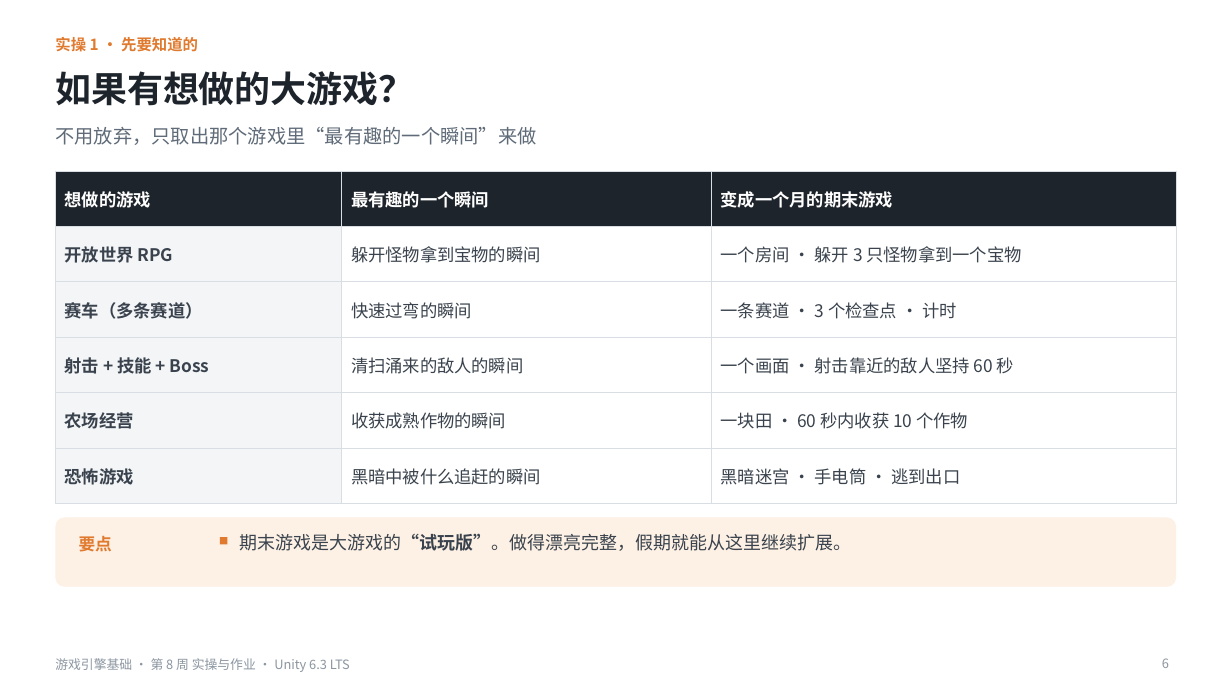
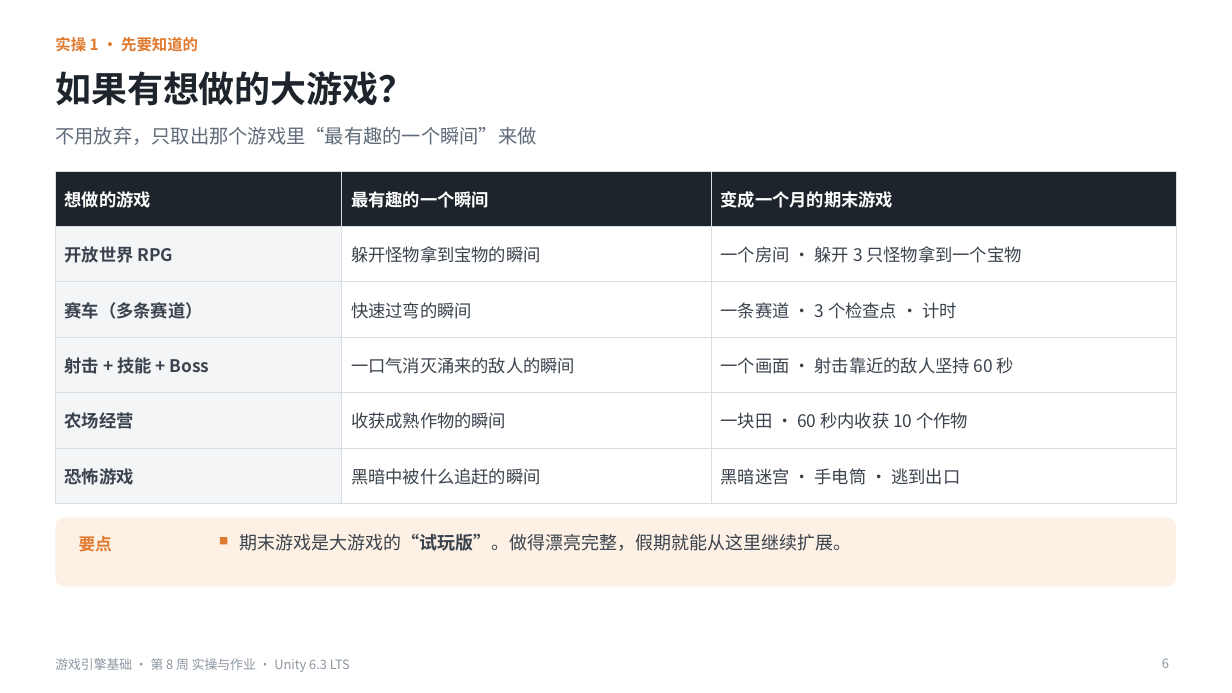
Before and after one commit to iplay-garden/game-engine-basics, a slide deck: slide 6 of 8주차/简体中文/游戏引擎基础_第8周_实操与作业指南_简体中文.pptx. Drawn at 1232x693 pixels with LibreOffice and Linux fonts; fonts in the diff are those of the drawing. Boxes give left, top, right and bottom in pixels: in the first picture for what was removed or moved away, otherwise in the second. Text is boxed around its words. In the diff, an @@ line names an element or a change of style, - is before the commit and + after.

```diff
--- a/8주차/简体中文/游戏引擎基础_第8周_实操与作业指南_简体中文.pptx
+++ b/8주차/简体中文/游戏引擎基础_第8周_实操与作业指南_简体中文.pptx
@@ table at (55, 171, 1177, 489) @@
-row 4, column 2: 清扫涌来的敌人的瞬间
+row 4, column 2: 一口气消灭涌来的敌人的瞬间
```
Also in this commit, not shown: 3 other slides changed, 3 other files.
